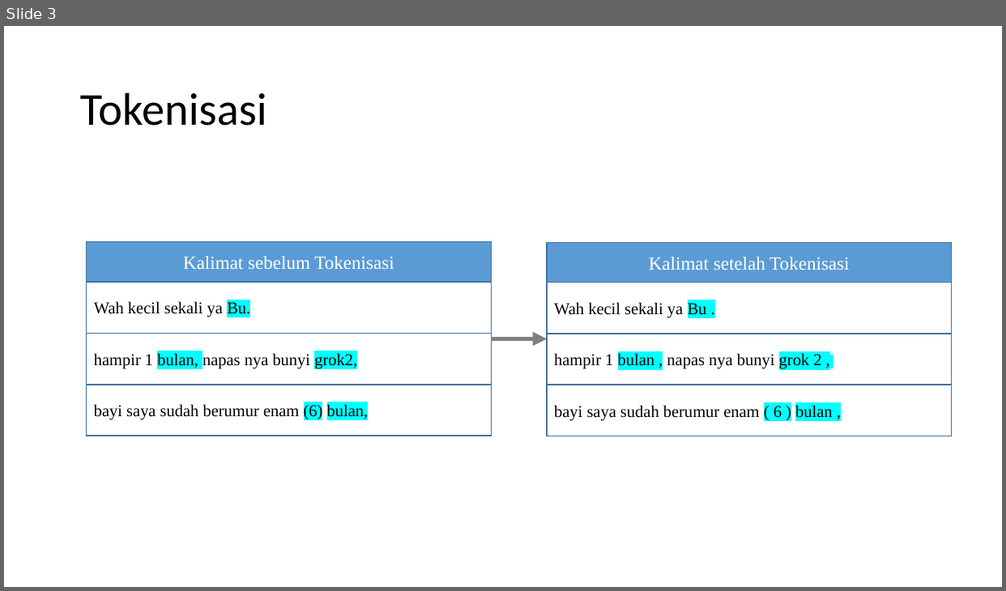
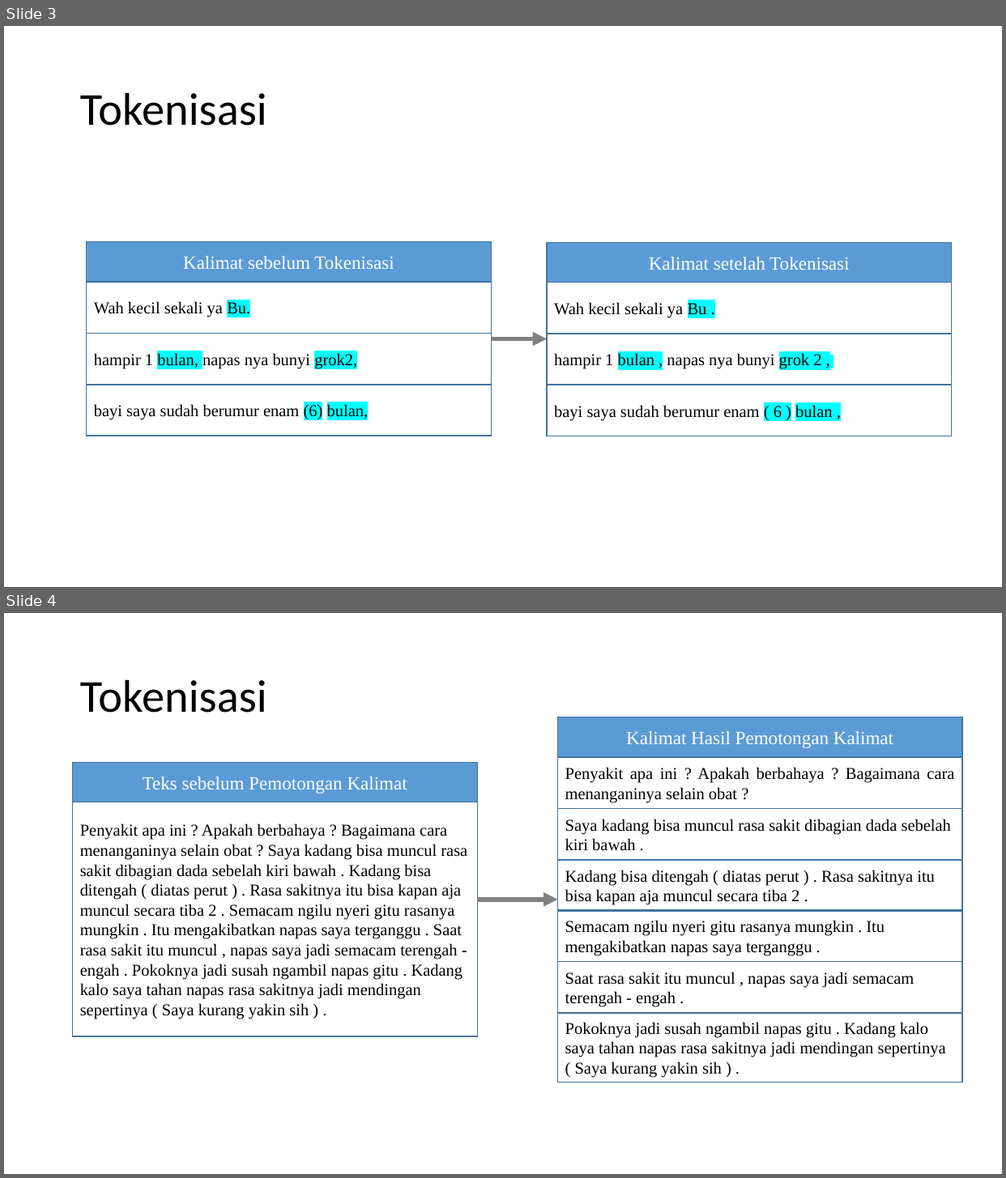
Before and after one commit to valdirachman/srl-doc, a slide deck: images/MER for QA.pptx. Shown one above the other, each under a label of ours: slide 3 before the commit, slides 3 and 4 after it. The pictures are 1006x591 and 1006x1178 pixels, drawn with LibreOffice and Linux fonts; fonts in the diff are those of the drawing. Boxes give left, top, right and bottom in pixels: in the first picture for what was removed or moved away, otherwise in the second. Text is boxed around its words. In the diff, an @@ line names an element or a change of style, - is before the commit and + after.

Commit message:
gambar pemotongan

```diff
--- a/images/MER for QA.pptx
+++ b/images/MER for QA.pptx
@@ slide 4 added at [4, 613, 1002, 1174], background #FFFFFF @@
@@ title added at [80, 679, 267, 713], 44 pt, text #000000 @@
+Tokenisasi
@@ rectangle added at [73, 763, 478, 803], fill #5B9BD5, outline #43739E 1 pt, 18 pt, text #FFFFFF @@
+Teks sebelum Pemotongan Kalimat
@@ rectangle added at [73, 803, 478, 1037], outline #43739E 1 pt, 16 pt, text #000000 @@
+Penyakit apa ini ? Apakah berbahaya ? Bagaimana cara menanganinya selain obat ? Saya kadang bisa muncul rasa sakit dibagian dada sebelah kiri bawah . Kadang bisa ditengah ( diatas perut ) . Rasa sakitnya itu bisa kapan aja muncul secara tiba 2 . Semacam ngilu nyeri gitu rasanya mungkin . Itu mengakibatkan napas saya terganggu . Saat rasa sakit itu muncul , napas saya jadi semacam terengah - engah . Pokoknya jadi susah ngambil napas gitu . Kadang kalo saya tahan napas rasa sakitnya jadi mendingan sepertinya ( Saya kurang yakin sih ) .
@@ arrow added from (477, 900) to (558, 900), #808080 4.5 pt @@
@@ group added at [558, 717, 963, 1082]: 7 rectangles @@
+Kalimat Hasil Pemotongan Kalimat
+Penyakit apa ini ? Apakah berbahaya ? Bagaimana cara menanganinya selain obat ?
+Saya kadang bisa muncul rasa sakit dibagian dada sebelah kiri bawah .
+Kadang bisa ditengah ( diatas perut ) . Rasa sakitnya itu bisa kapan aja muncul secara tiba 2 .
+Semacam ngilu nyeri gitu rasanya mungkin . Itu mengakibatkan napas saya terganggu .
+Saat rasa sakit itu muncul , napas saya jadi semacam terengah - engah .
+Pokoknya jadi susah ngambil napas gitu . Kadang kalo saya tahan napas rasa sakitnya jadi mendingan sepertinya ( Saya kurang yakin sih ) .
```
Also in this commit, not shown: 14 other files.
